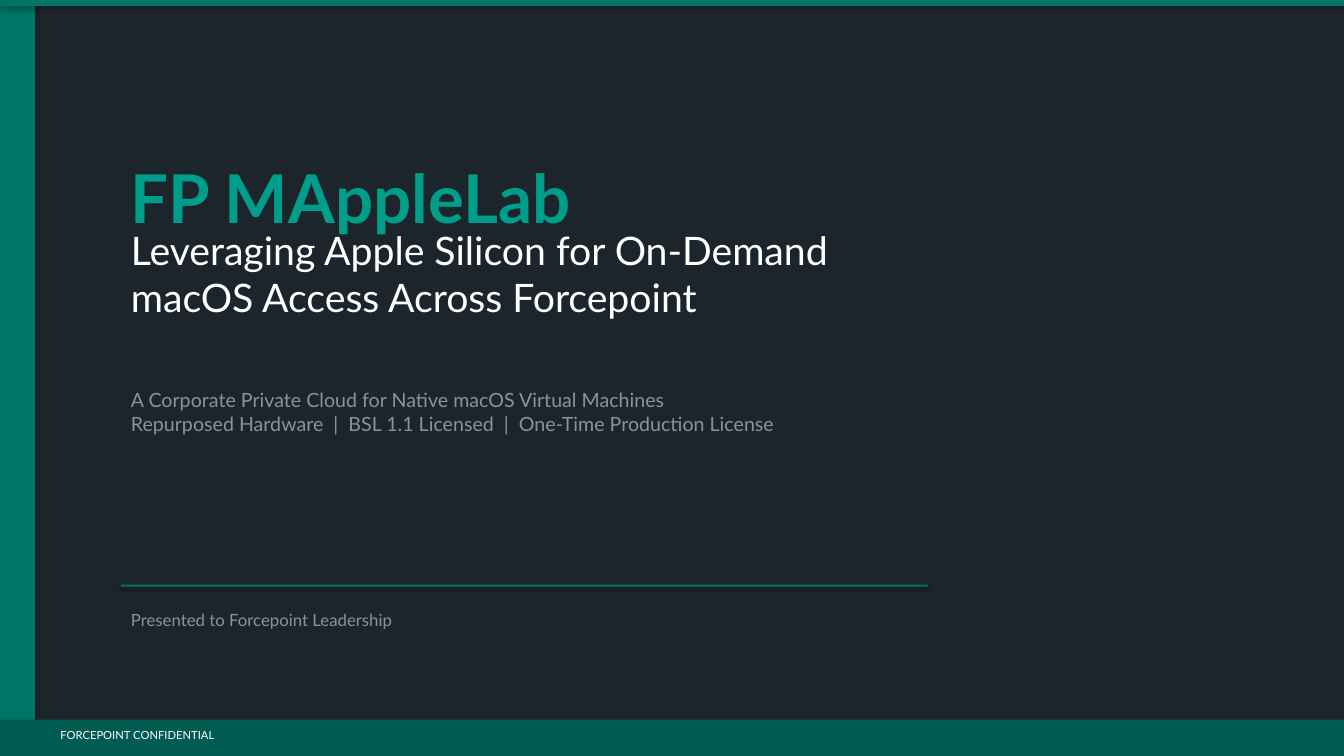
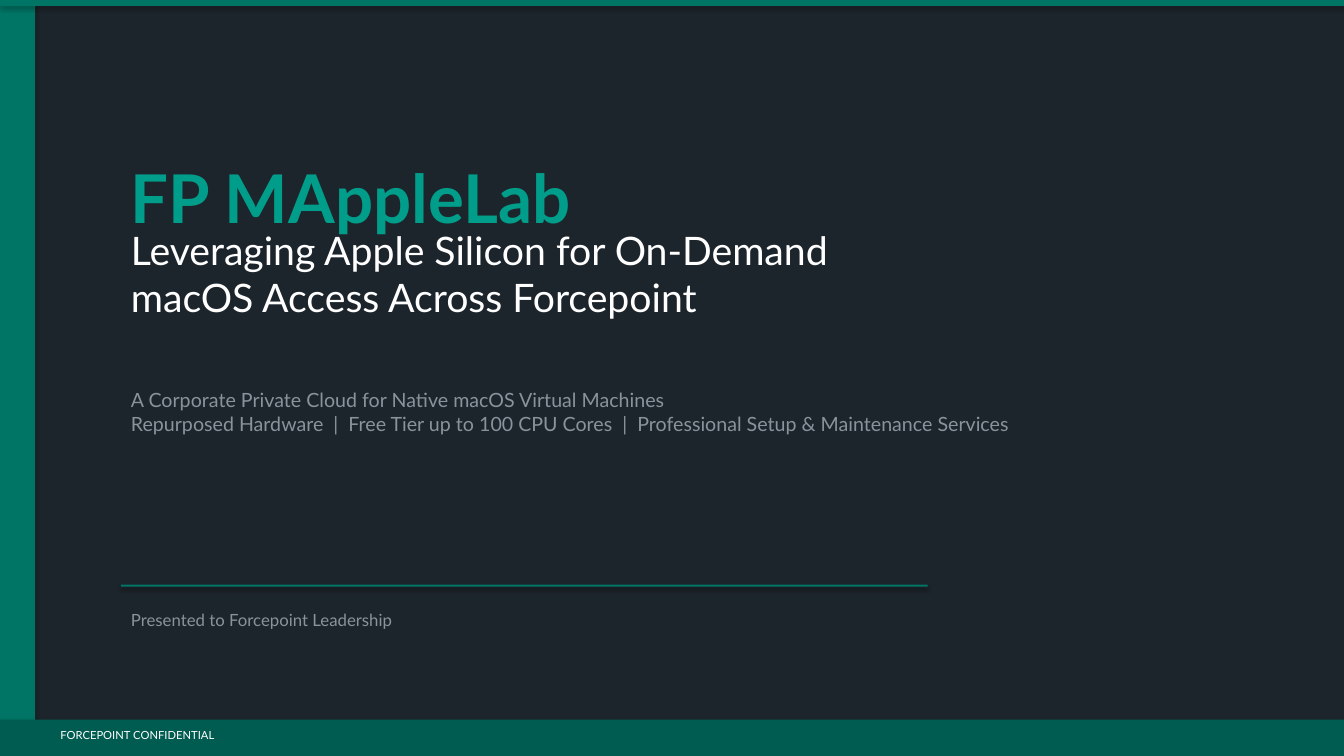
Before and after one commit to sabatico/MappleLab, a slide deck: slide 1 of docs/PR/FP_MAppleLab_Executive_Presentation.pptx. Drawn at 1344x756 pixels with LibreOffice and Linux fonts; fonts in the diff are those of the drawing. Boxes give left, top, right and bottom in pixels: in the first picture for what was removed or moved away, otherwise in the second. Text is boxed around its words. In the diff, an @@ line names an element or a change of style, - is before the commit and + after.

```diff
--- a/docs/PR/FP_MAppleLab_Executive_Presentation.pptx
+++ b/docs/PR/FP_MAppleLab_Executive_Presentation.pptx
@@ text at bbox=[131, 392, 1009, 435]: text changed @@
-A Corporate Private Cloud for Native macOS Virtual Machines
-Repurposed Hardware | BSL 1.1 Licensed | One-Time Production License
+A Corporate Private Cloud for Native macOS Virtual Machines
+Repurposed Hardware | Free Tier up to 100 CPU Cores | Professional Setup & Maintenance Services
```
Also in this commit, not shown: 5 other slides changed, 1 slide added, 3 other files.
